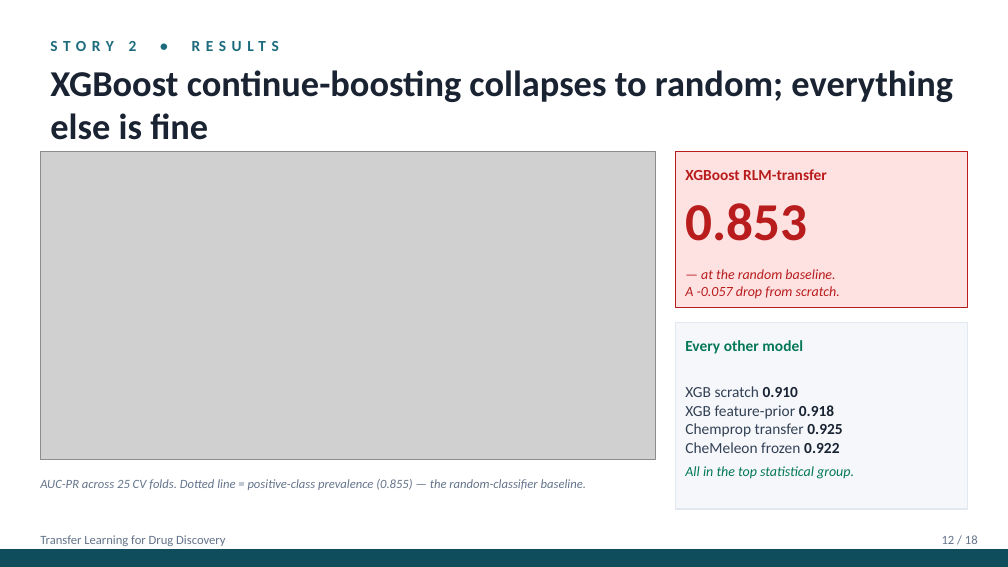
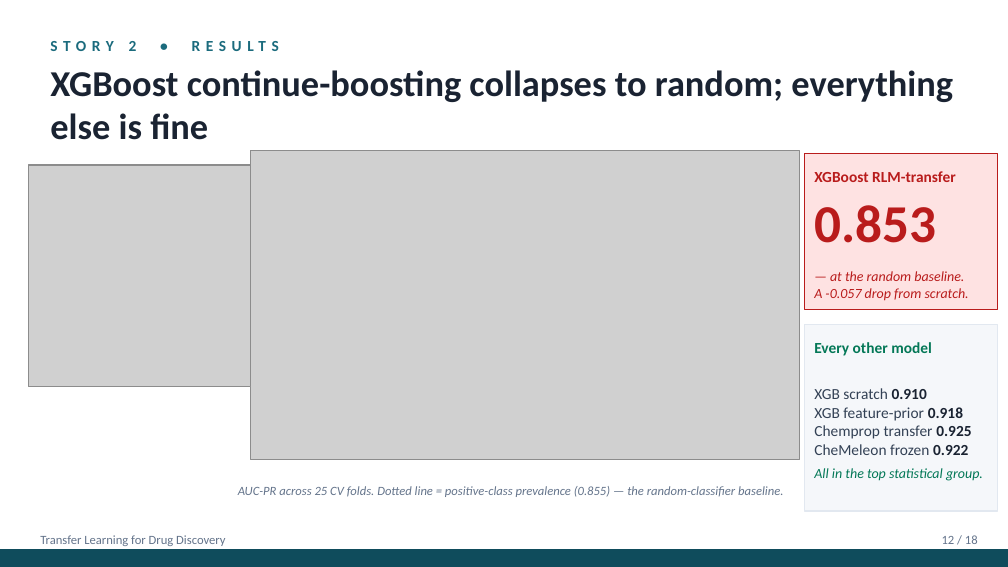
Before and after one commit to rgasper/transfer-learning-drug-discovery, a slide deck: slide 16 of presentation.pptx (slide 12 before the commit). Drawn at 1008x567 pixels with LibreOffice and Linux fonts; fonts in the diff are those of the drawing; grey boxes stand for pictures. Boxes give left, top, right and bottom in pixels: in the first picture for what was removed or moved away, otherwise in the second. Text is boxed around its words. In the diff, an @@ line names an element or a change of style, - is before the commit and + after.

```diff
--- a/presentation.pptx
+++ b/presentation.pptx
@@ picture added at (28, 165, 251, 387) @@
@@ picture: place and size @@
-picture at (40, 151, 655, 460)
+picture at (251, 151, 799, 460)
@@ rectangle: place and size @@
-rectangle at (675, 151, 968, 307)
+rectangle at (804, 153, 997, 309)
@@ text "XGBoost RLM-transfer": place and size @@
-text "XGBoost RLM-transfer" at (685, 169, 827, 180)
+text "XGBoost RLM-transfer" at (814, 171, 956, 182)
@@ text "0.853": place and size @@
-text "0.853" at (685, 203, 807, 241)
+text "0.853" at (814, 205, 936, 243)
@@ text "— at the random baseline.": place and size @@
-text "— at the random baseline." at (685, 269, 840, 299)
+text "— at the random baseline." at (814, 271, 969, 301)
@@ rectangle: place and size @@
-rectangle at (675, 323, 968, 509)
+rectangle at (804, 325, 997, 511)
@@ text "Every other model": place and size @@
-text "Every other model" at (685, 340, 803, 354)
+text "Every other model" at (814, 342, 932, 356)
@@ text "XGB scratch 0.910": place and size @@
-text "XGB scratch 0.910" at (685, 386, 854, 479)
+text "XGB scratch 0.910" at (814, 388, 983, 481)
@@ text "AUC-PR across 25 CV folds. ...": place and size @@
-text "AUC-PR across 25 CV folds. ..." at (40, 479, 586, 490)
+text "AUC-PR across 25 CV folds. ..." at (238, 486, 783, 497)
```
Also in this commit, not shown: 4 other slides changed, 4 slides added.
